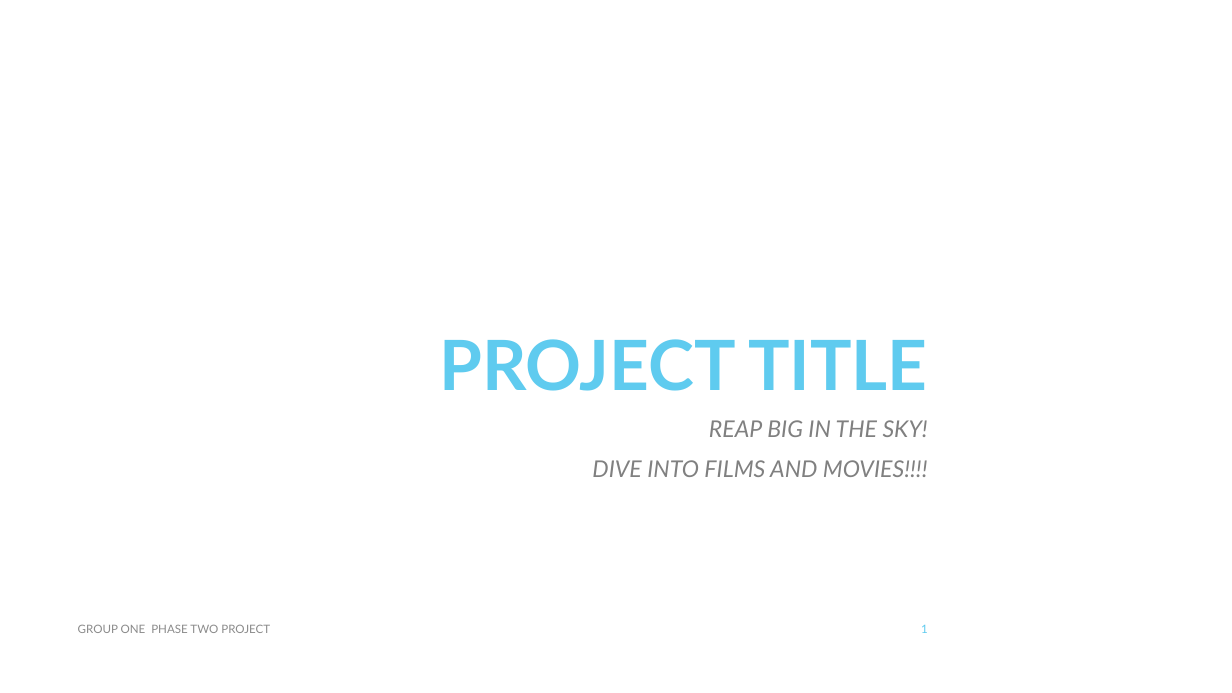
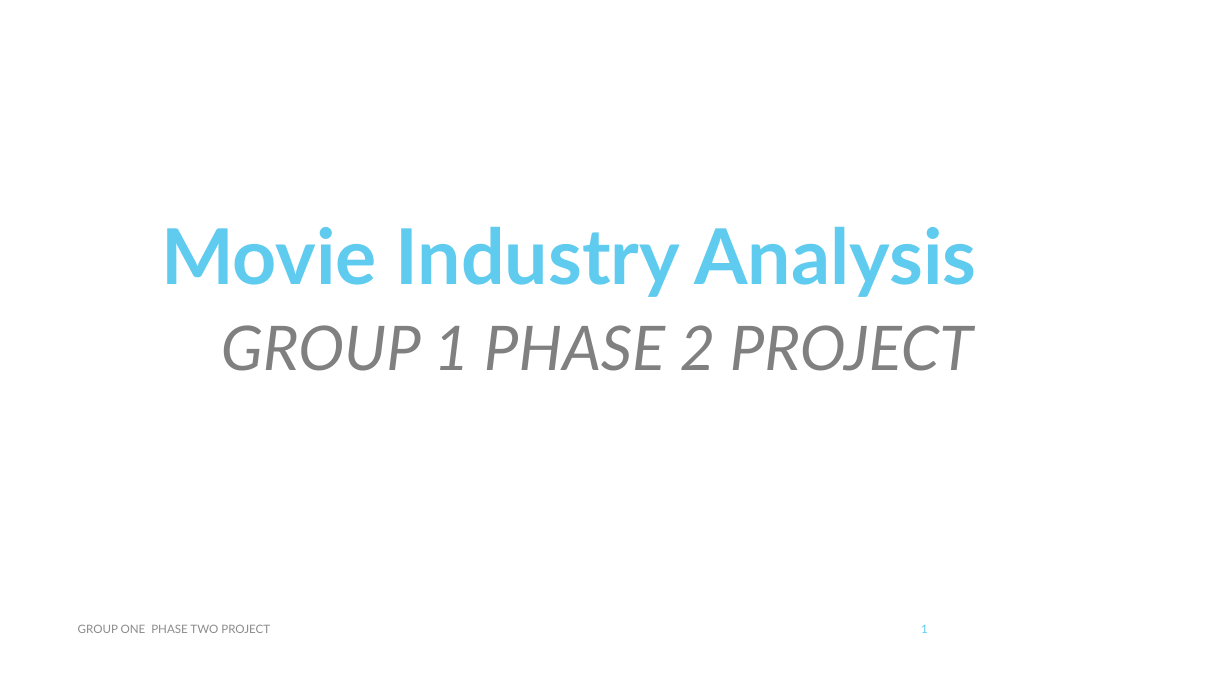
Before and after one commit to Sego-Mich/group_one_phase_two_project, a slide deck: slide 1 of PHASE TWO NON _TECH.pptx. Drawn at 1232x693 pixels with LibreOffice and Linux fonts; fonts in the diff are those of the drawing. Boxes give left, top, right and bottom in pixels: in the first picture for what was removed or moved away, otherwise in the second. Text is boxed around its words. In the diff, an @@ line names an element or a change of style, - is before the commit and + after.

Commit message:
Phase 2 Project Progress

```diff
--- a/PHASE TWO NON _TECH.pptx
+++ b/PHASE TWO NON _TECH.pptx
@@ title at box(161, 227, 976, 297): text changed; size 54 to 60 pt @@
-PROJECT TITLE
+Movie Industry Analysis
@@ subtitle at box(221, 325, 973, 371): text changed; size 18 to 48 pt @@
-REAP BIG IN THE SKY!
-DIVE INTO FILMS AND MOVIES!!!!
+GROUP 1 PHASE 2 PROJECT
```
Also in this commit, not shown: 22 other slides changed, 7 slides added, 4 slides removed, 1 other file.
